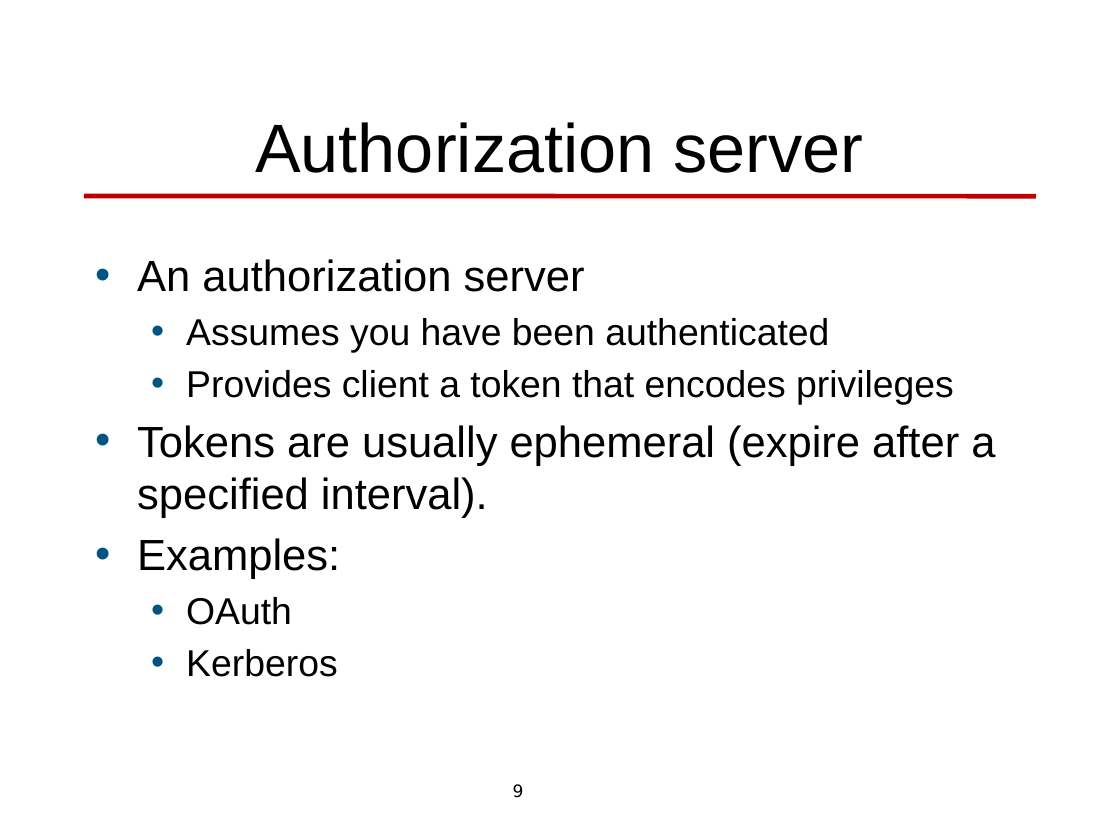
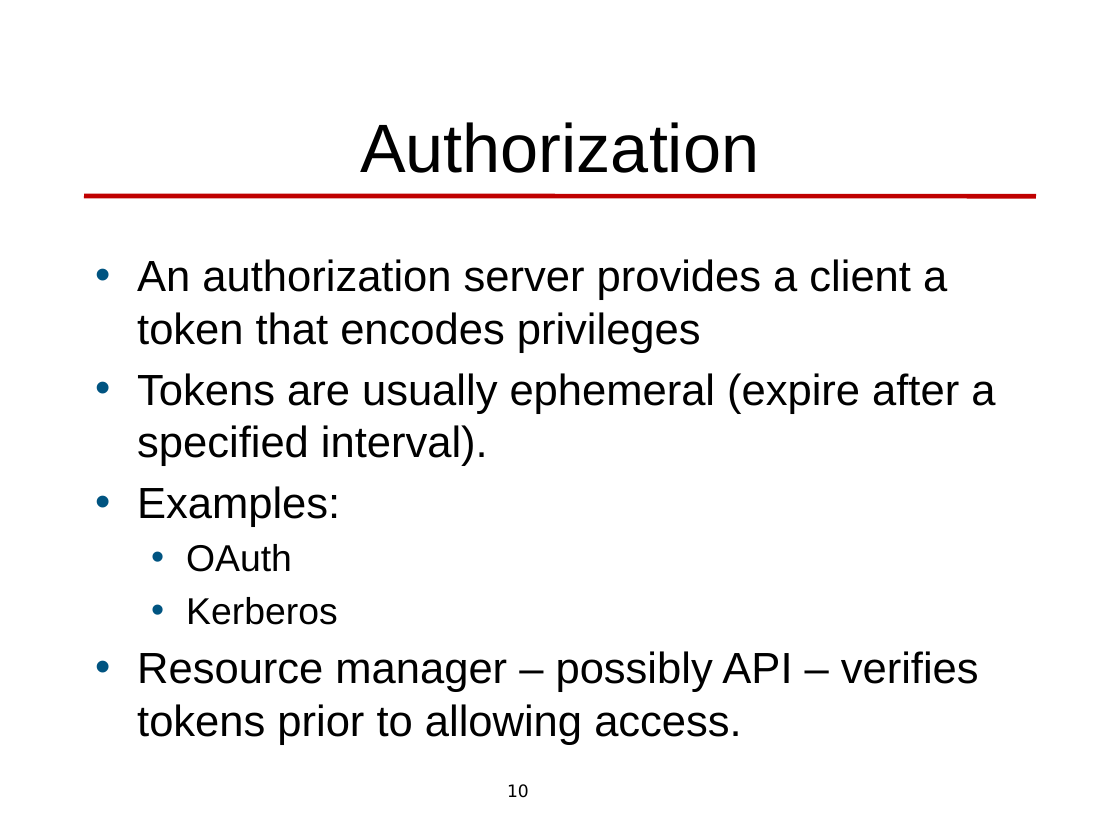
Before and after one commit to len-bass/architecture-design, a slide deck: slide 10 of security.pptx (slide 9 before the commit). Drawn at 1120x840 pixels with LibreOffice and Linux fonts; fonts in the diff are those of the drawing; background and template pictures are left out. Boxes give left, top, right and bottom in pixels: in the first picture for what was removed or moved away, otherwise in the second. Text is boxed around its words. In the diff, an @@ line names an element or a change of style, - is before the commit and + after.

```diff
--- a/security.pptx
+++ b/security.pptx
@@ title at [360,122,759,173]: text changed @@
-Authorization server
+Authorization
@@ text at [137,259,947,353]: text changed; size 24 to 28 pt @@
-• An authorization server
-  • Assumes you have been authenticated
-  • Provides client a token that encodes privileges
+• An authorization server provides a client a token that encodes privileges
@@ text at [137,651,979,745]: paragraph added @@
+• Resource manager – possibly API – verifies tokens prior to allowing access.
@@ page number at [507,784,529,798]: text changed @@
-9
+10
```
Also in this commit, not shown: 17 other slides changed, 8 slides added, 7 slides removed, 7 other files.
